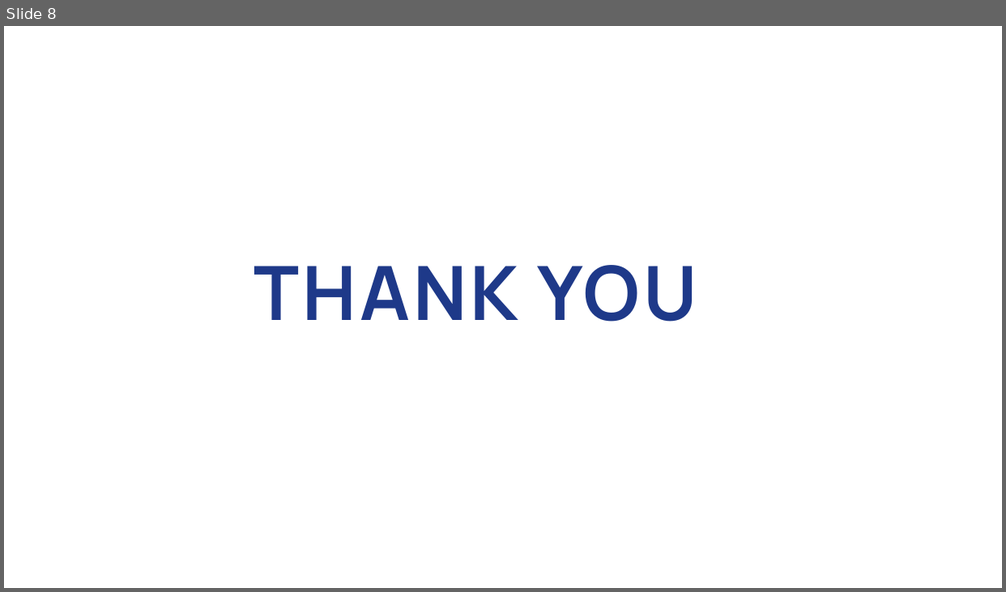
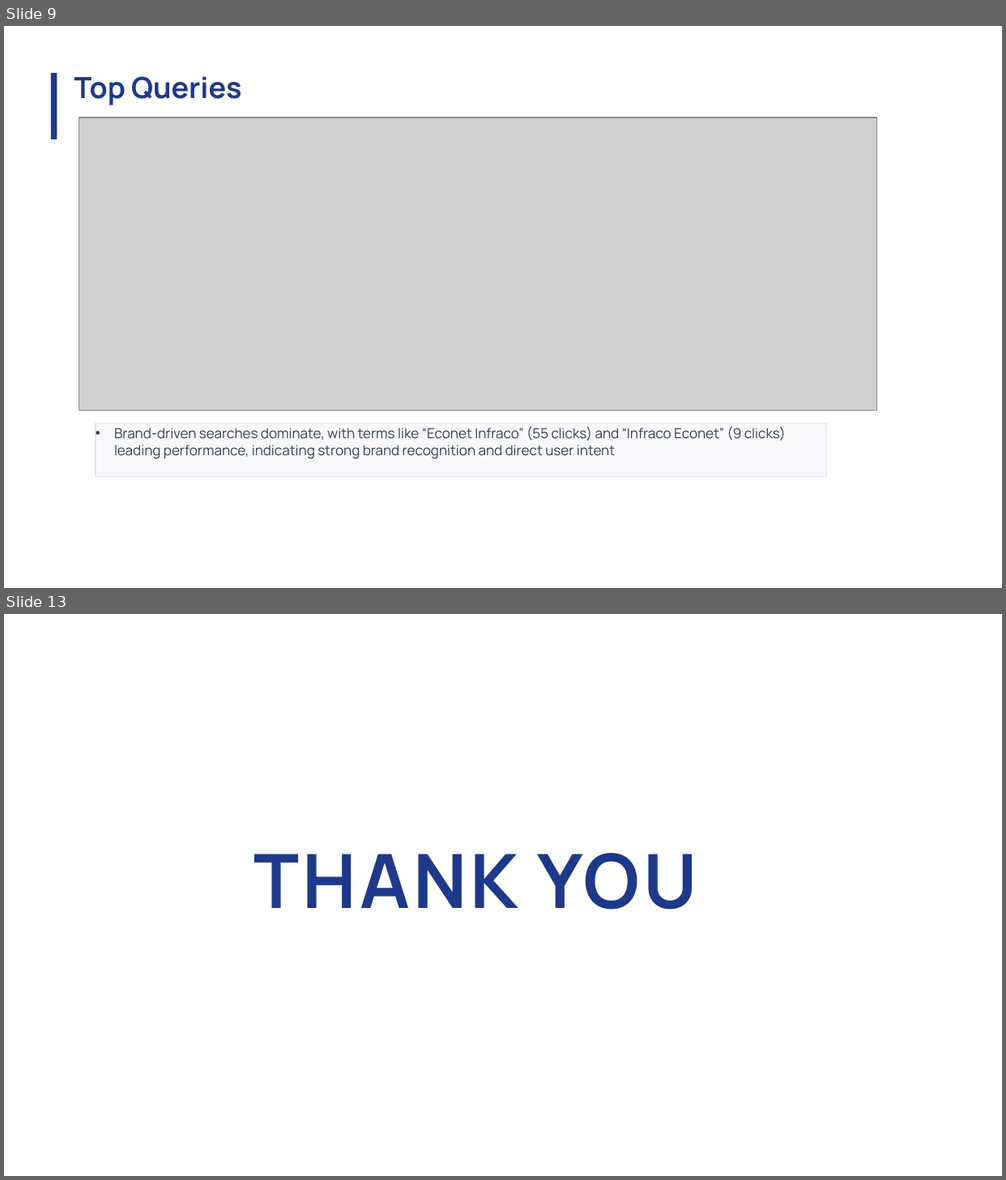
Before and after one commit to Rakinzi/reports, a slide deck: src/reports/report-templates/new/Econet Infraco March Website Report.pptx. Shown one above the other, each under a label of ours: slide 8 before the commit, slides 9 and 13 after it; the slides between them are not shown. The pictures are 1006x592 and 1006x1180 pixels, drawn with LibreOffice and Linux fonts; fonts in the diff are those of the drawing; grey boxes stand for pictures. Boxes give left, top, right and bottom in pixels: in the first picture for what was removed or moved away, otherwise in the second. Text is boxed around its words. In the diff, an @@ line names an element or a change of style, - is before the commit and + after.

```diff
--- a/src/reports/report-templates/new/Econet Infraco March Website Report.pptx
+++ b/src/reports/report-templates/new/Econet Infraco March Website Report.pptx
@@ slide 9 added at (x1=4, y1=26, x2=1002, y2=588), background #FFFFFF @@
@@ freeform shape added at (x1=51, y1=73, x2=57, y2=139), fill #1E3988 @@
@@ title added at (x1=74, y1=76, x2=241, y2=105), 21 pt, text #1E3989, bold @@
+Top Queries
@@ picture added at (x1=79, y1=118, x2=876, y2=410) @@
@@ rectangle added at (x1=96, y1=423, x2=827, y2=476), fill #F8F8FA, outline #E0E8EE 0.72 pt, 10 pt, text #334153 @@
+• Brand-driven searches dominate, with terms like “Econet Infraco” (55 clicks) and “Infraco Econet” (9 clicks) leading performance, indicating strong brand recognition and direct user intent
@@ what was slide 8 is now slide 13 @@
```
Also in this commit, not shown: 7 slides changed, 4 other slides added, 2 other files.
